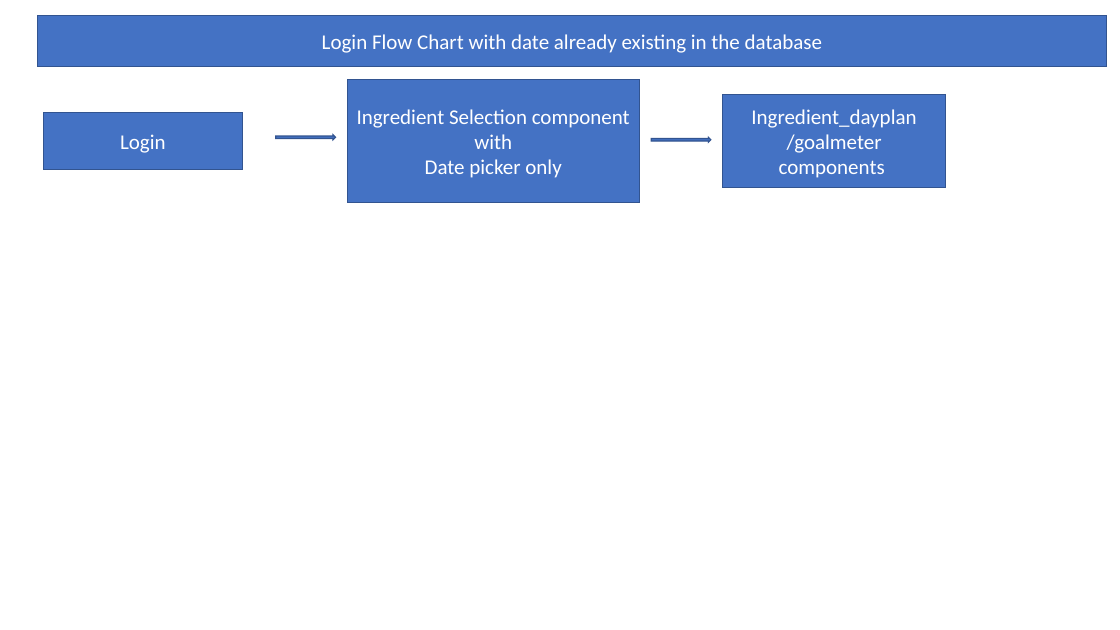
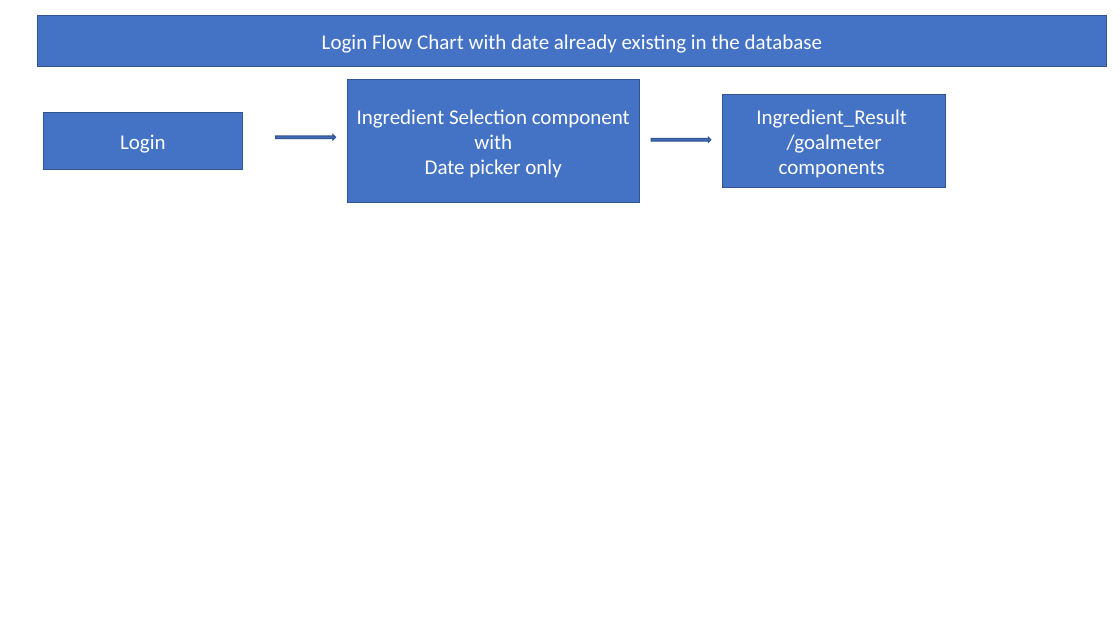
Before and after one commit to Blue-Esculent/Wireframes, a slide deck: slide 9 of ESCULENT.pptx. Drawn at 1120x630 pixels with LibreOffice and Linux fonts; fonts in the diff are those of the drawing. Boxes give left, top, right and bottom in pixels: in the first picture for what was removed or moved away, otherwise in the second. Text is boxed around its words. In the diff, an @@ line names an element or a change of style, - is before the commit and + after.

Commit message:
updated to reflect changes of no ingredient dayplan js

```diff
--- a/ESCULENT.pptx
+++ b/ESCULENT.pptx
@@ text in rectangle at bbox=[756, 109, 907, 128]: text changed @@
-Ingredient_dayplan
+Ingredient_Result
```
Also in this commit, not shown: 2 other slides changed.
